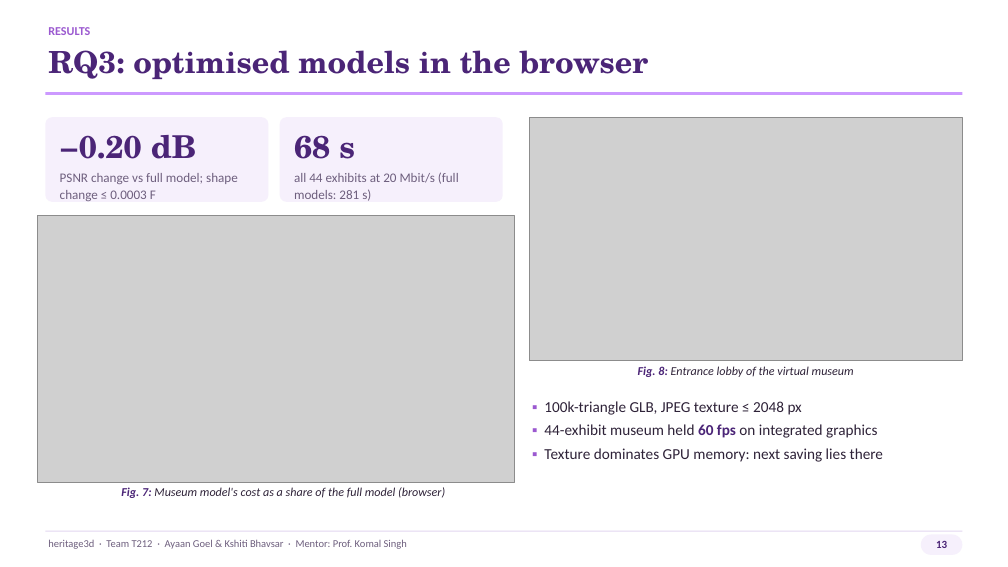
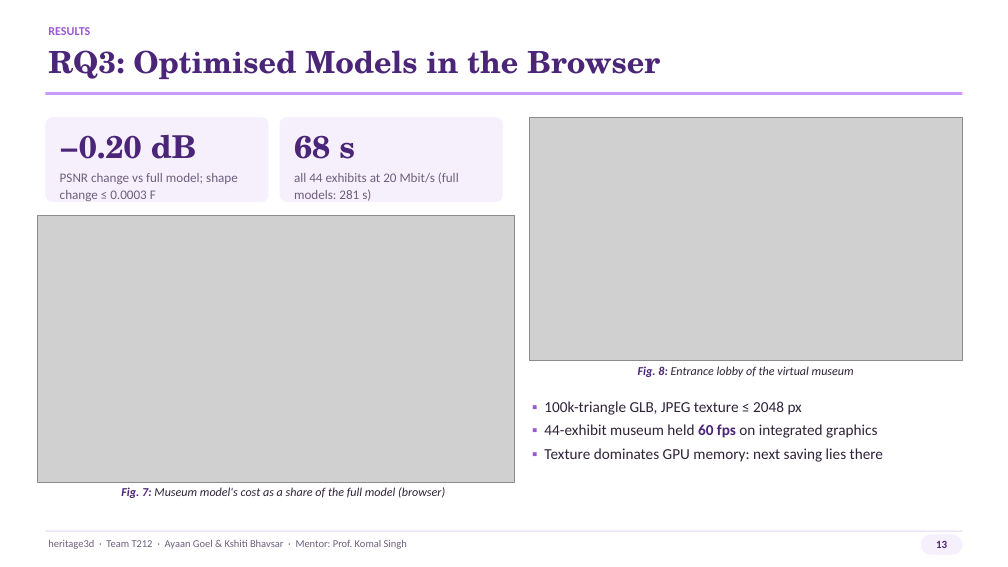
Before and after one commit to ayaan-goel/heritage3d, a slide deck: slide 13 of Deliverables/Presentation/heritage3d_Presentation_v2.pptx. Drawn at 1008x567 pixels with LibreOffice and Linux fonts; fonts in the diff are those of the drawing; grey boxes stand for pictures. Boxes give left, top, right and bottom in pixels: in the first picture for what was removed or moved away, otherwise in the second. Text is boxed around its words. In the diff, an @@ line names an element or a change of style, - is before the commit and + after.

```diff
--- a/Deliverables/Presentation/heritage3d_Presentation_v2.pptx
+++ b/Deliverables/Presentation/heritage3d_Presentation_v2.pptx
@@ text at (48, 50, 660, 79): text changed @@
-RQ3: optimised models in the browser
+RQ3: Optimised Models in the Browser
```
Also in this commit, not shown: 15 other slides changed, 1 other file.
